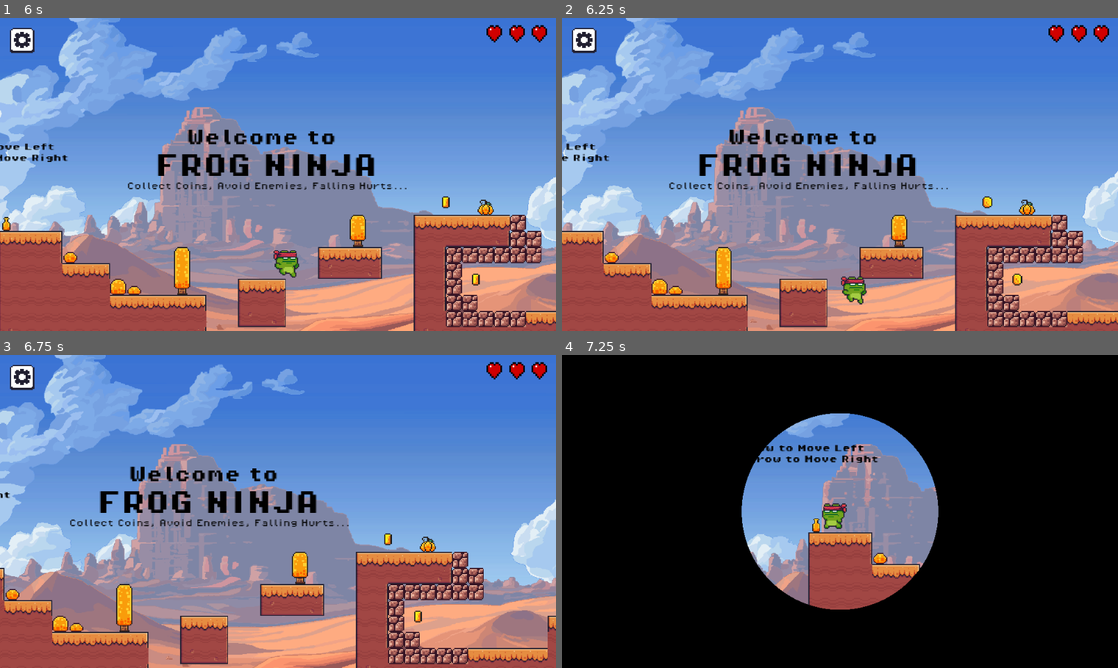
Above: before the commit, frames 1-4 (two rows, left to right).
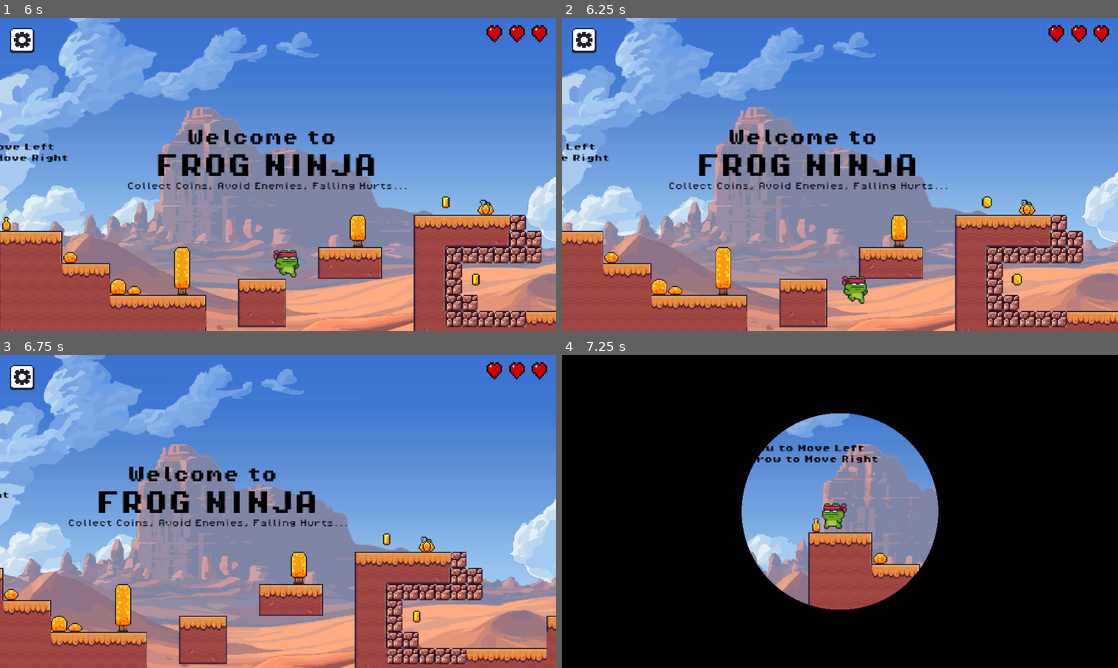
Above: after the commit, the same moments.

Repository: singhh-piyush/frog-ninja
Game: Godot game, scene res://scenes/MainMenu.tscn
Same seed, same stepped clock (60 frames per second), same inputs: the game is played once before the commit and once after it.
Inputs (mouse positions are in pixels of both pictures, inside the frame that each line leads up to):
- Up to frame 1 (6 s): click "Start Game" at 0.5 s; move the mouse to (400, 158) at 1.27 s; hold Right (move_right) 1.28-2.78 s; tap Space (jump) at 1.52, 2.27, 3.77, 4.52, 5.27 s; move the mouse to (166, 190) at 2.02 s; move the mouse to (333, 105) at 2.77 s; hold Left (move_left) 2.78-3.53 s; move the mouse to (250, 237) at 3.52 s; hold Right (move_right) 3.53-5.03 s; move the mouse to (444, 221) at 4.27 s; move the mouse to (111, 127) at 5.02 s; hold Left (move_left) 5.03-5.78 s; move the mouse to (305, 174) at 5.77 s; hold Right (move_right) from 5.78 s (still down)
- Up to frame 2 (6.25 s): keep holding Right (move_right)
- Up to frame 3 (6.75 s): move the mouse to (194, 433) at 6.52 s; release Right (move_right) at 6.53 s; hold Left (move_left) from 6.53 s (still down)
- Up to frame 4 (7.25 s): keep holding Left (move_left); tap Space (jump) at 6.77 s

Frame 1 is identical in both runs. In frame 2, 1.9% of the frame differs, in the area x 0-100%, y 0-100%; in frame 3, 6.7%; in frame 4, nothing differs.

Commit message:
upload to itch + add screenshot

Diff:
--- a/project.godot
+++ b/project.godot
@@ -61,4 +61,6 @@
 [rendering]
 
 textures/canvas_textures/default_texture_filter=0
-renderer/rendering_method="mobile"
+renderer/rendering_method="gl_compatibility"
+renderer/rendering_method.mobile="gl_compatibility"
+textures/vram_compression/import_etc2_astc=true
--- a/scenes/player.tscn
+++ b/scenes/player.tscn
@@ -386,25 +386,26 @@
 
 [sub_resource type="CapsuleShape2D" id="CapsuleShape2D_vu48p"]
 radius = 8.0
-height = 26.0
-
-[node name="player" type="CharacterBody2D"]
+height = 24.0
+
+[node name="player" type="CharacterBody2D" unique_id=685841335]
 z_index = 5
 collision_layer = 2
 script = ExtResource("1_vupel")
 
-[node name="AnimatedSprite2D" type="AnimatedSprite2D" parent="."]
+[node name="AnimatedSprite2D" type="AnimatedSprite2D" parent="." unique_id=283531445]
 position = Vector2(5.96046e-08, -17.0206)
 scale = Vector2(1.0625, 1.06121)
 sprite_frames = SubResource("SpriteFrames_qu3p2")
-animation = &"run"
+animation = &"idle"
 autoplay = "idle"
-
-[node name="CollisionShape2D" type="CollisionShape2D" parent="."]
-position = Vector2(0, -13)
+frame_progress = 0.2450494
+
+[node name="CollisionShape2D" type="CollisionShape2D" parent="." unique_id=1242536127]
+position = Vector2(0, -12)
 shape = SubResource("CapsuleShape2D_vu48p")
 
-[node name="Timer" type="Timer" parent="."]
+[node name="Timer" type="Timer" parent="." unique_id=1683181173]
 wait_time = 0.4
 one_shot = true
 
Not shown: 1 places in scenes/player.tscn that only renumber resources
Binary file changed: screenshots/1.png
